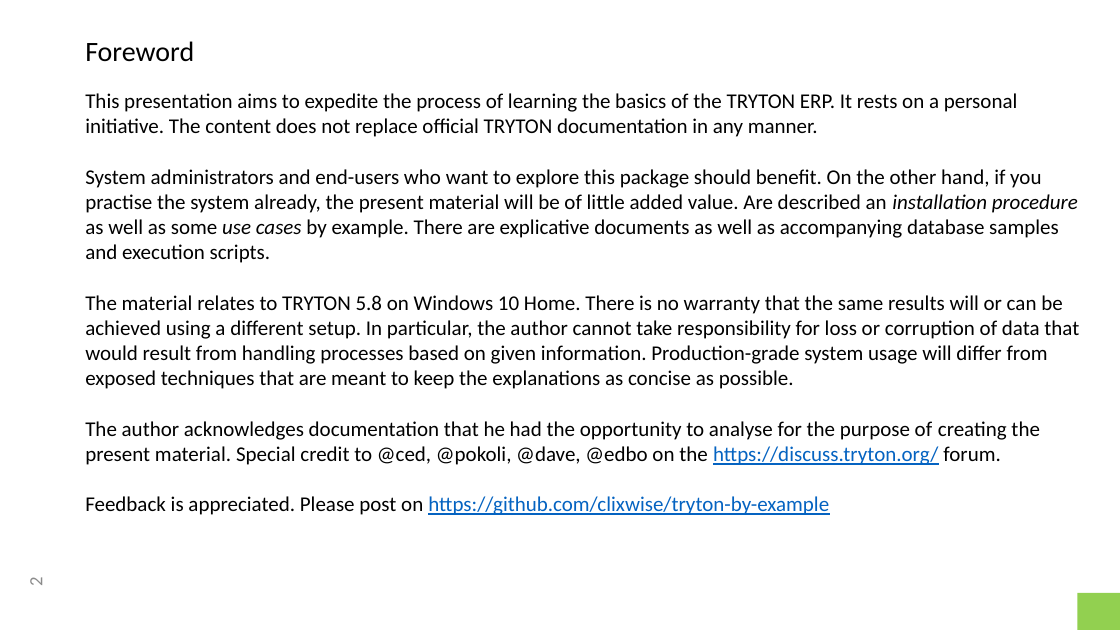
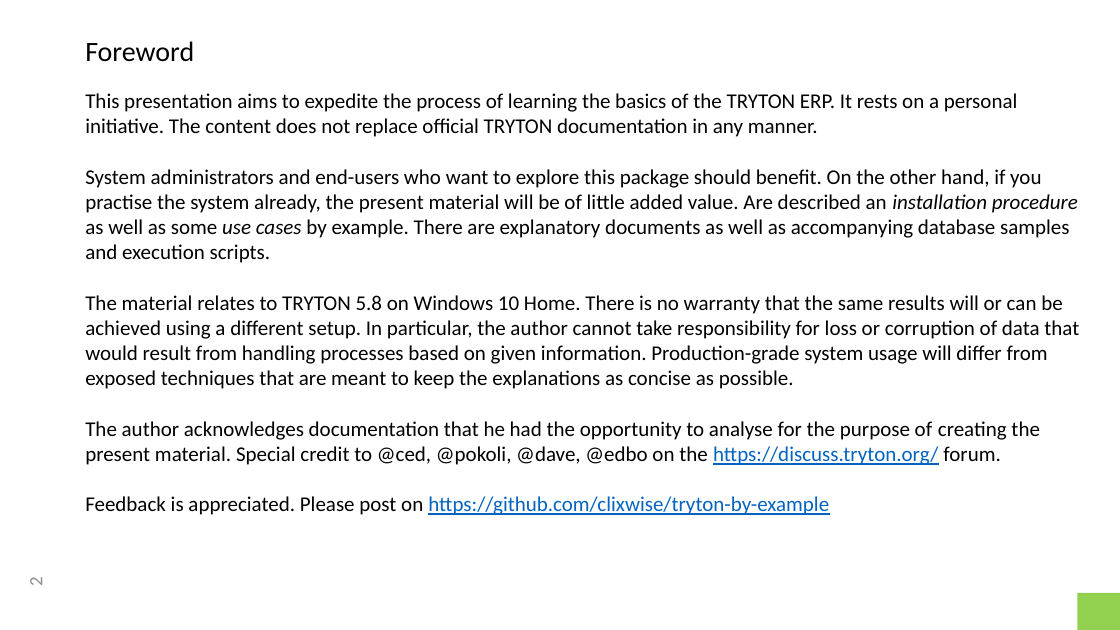
Before and after one commit to clixwise/tryton-by-example, a slide deck: slide 2 of Tryton 5.8 - Doc 00.01 - Installation & administration.pptx. Drawn at 1120x630 pixels with LibreOffice and Linux fonts; fonts in the diff are those of the drawing. Boxes give left, top, right and bottom in pixels: in the first picture for what was removed or moved away, otherwise in the second. Text is boxed around its words. In the diff, an @@ line names an element or a change of style, - is before the commit and + after.

```diff
--- a/Tryton 5.8 - Doc 00.01 - Installation & administration.pptx
+++ b/Tryton 5.8 - Doc 00.01 - Installation & administration.pptx
@@ text at bbox=[85, 93, 1079, 515]: text changed @@
-This presentation aims to expedite the process of learning the basics of the TRYTON ERP. It rests on a personal initiative. The content does not replace official TRYTON documentation in any manner.
-System administrators and end-users who want to explore this package should benefit. On the other hand, if you practise the system already, the present material will be of little added value. Are described an installation procedure as well as some use cases by example. There are explicative documents as well as accompanying database samples and execution scripts.
-The material relates to TRYTON 5.8 on Windows 10 Home. There is no warranty that the same results will or can be achieved using a different setup. In particular, the author cannot take responsibility for loss or corruption of data that would result from handling processes based on given information. Production-grade system usage will differ from exposed techniques that are meant to keep the explanations as concise as possible.
-The author acknowledges documentation that he had the opportunity to analyse for the purpose of creating the present material. Special credit to @ced, @pokoli, @dave, @edbo on the https://discuss.tryton.org/ forum.
-Feedback is appreciated. Please post on https://github.com/clixwise/tryton-by-example
+This presentation aims to expedite the process of learning the basics of the TRYTON ERP. It rests on a personal initiative. The content does not replace official TRYTON documentation in any manner.
+System administrators and end-users who want to explore this package should benefit. On the other hand, if you practise the system already, the present material will be of little added value. Are described an installation procedure as well as some use cases by example. There are explanatory documents as well as accompanying database samples and execution scripts.
+The material relates to TRYTON 5.8 on Windows 10 Home. There is no warranty that the same results will or can be achieved using a different setup. In particular, the author cannot take responsibility for loss or corruption of data that would result from handling processes based on given information. Production-grade system usage will differ from exposed techniques that are meant to keep the explanations as concise as possible.
+The author acknowledges documentation that he had the opportunity to analyse for the purpose of creating the present material. Special credit to @ced, @pokoli, @dave, @edbo on the https://discuss.tryton.org/ forum.
+Feedback is appreciated. Please post on https://github.com/clixwise/tryton-by-example
```
Also in this commit, not shown: 1 other file.
